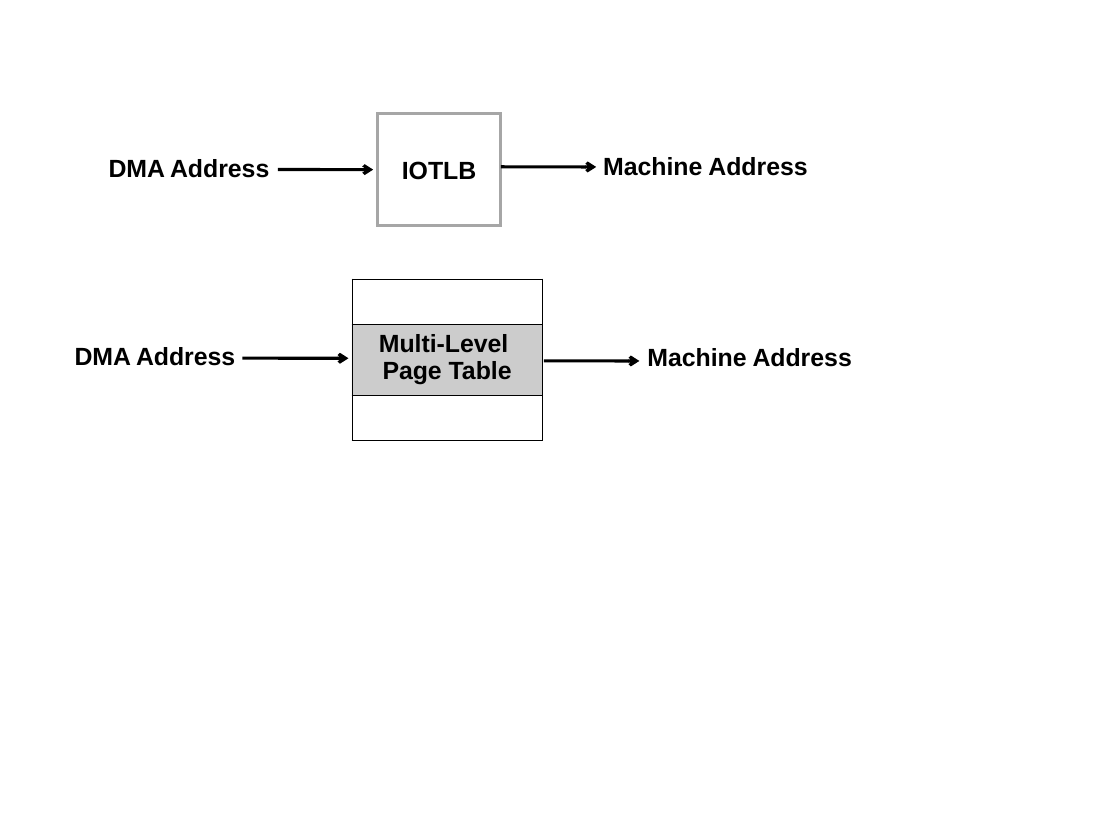
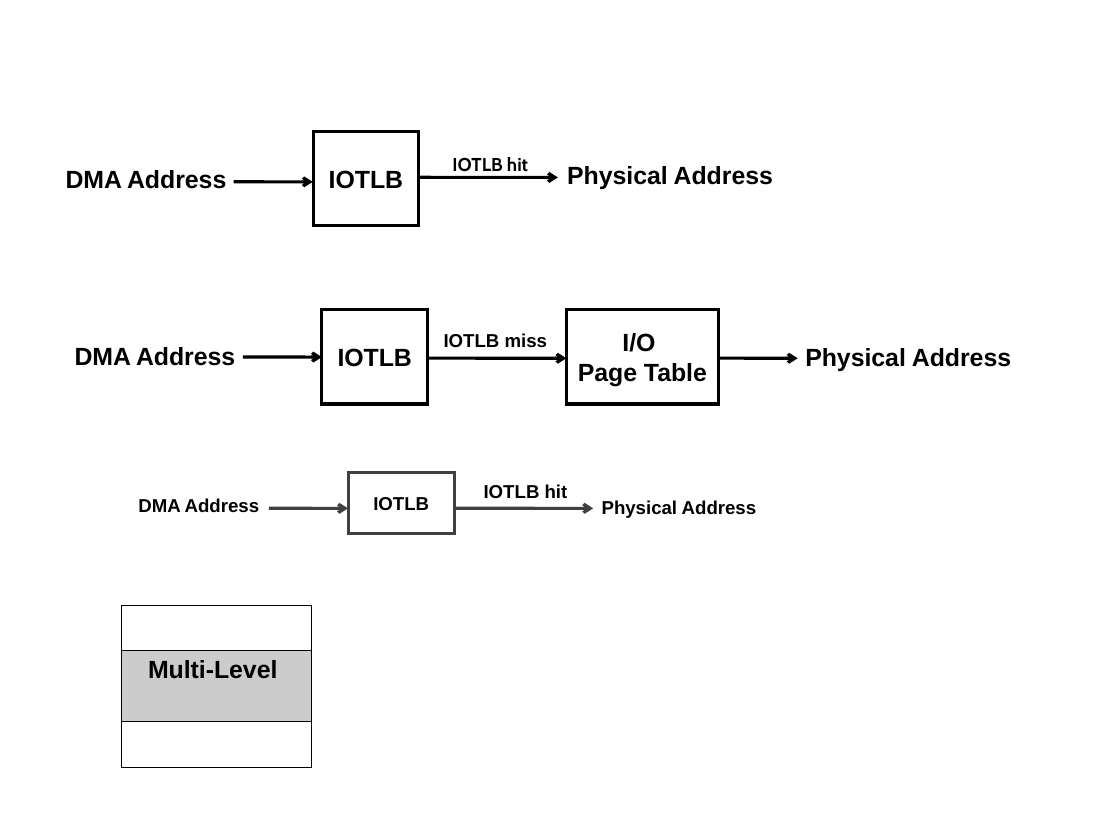
Before and after one commit to strongerwill/FastIO, a slide deck: slide 2 of doc/paper/image/background/DMA-address-translation.ppt. Drawn at 1120x840 pixels with LibreOffice and Linux fonts; fonts in the diff are those of the drawing. Boxes give left, top, right and bottom in pixels: in the first picture for what was removed or moved away, otherwise in the second. Text is boxed around its words. In the diff, an @@ line names an element or a change of style, - is before the commit and + after.

```diff
--- a/doc/paper/image/background/DMA-address-translation.ppt
+++ b/doc/paper/image/background/DMA-address-translation.ppt
@@ text "DMA Address": place and size @@
-text "DMA Address" at <box>109,159,269,178</box>
+text "DMA Address" at <box>66,170,226,189</box>
@@ rectangle "IOTLB": place and size @@
-rectangle "IOTLB" at <box>377,113,501,225</box>
+rectangle "IOTLB" at <box>314,131,419,225</box>
@@ rectangle "IOTLB" at <box>314,131,419,225</box>: outline #A6A6A6 2.01 pt to #000000 2.01 pt @@
@@ arrow moved from (501, 167) - (596, 167) to (419, 177) - (558, 177) @@
@@ text added at <box>452,157,528,177</box>, 12 pt, text #000000, bold @@
+IOTLB hit
@@ text at <box>567,166,773,189</box>: text changed @@
-Machine Address
+Physical Address
@@ arrow moved from (278, 169) - (373, 169) to (234, 181) - (312, 181) @@
@@ rectangle added at <box>321,310,428,404</box>, outline #000000 2.01 pt, 16 pt, text #000000, bold @@
+IOTLB
@@ rectangle added at <box>567,310,719,404</box>, outline #000000 2.01 pt, 16 pt, text #000000, bold @@
+I/O
+Page Table
@@ arrow moved from (242, 358) - (348, 358) to (243, 357) - (321, 357) @@
@@ arrow moved from (544, 361) - (640, 361) to (428, 358) - (567, 358) @@
@@ text added at <box>444,333,547,348</box>, 12 pt, text #000000, bold @@
+IOTLB miss
@@ arrow added from (719, 358) to (797, 358), #000000 2.01 pt @@
@@ text at <box>805,348,1011,371</box>: text changed @@
-Machine Address
+Physical Address
@@ rectangle added at <box>348,473,455,534</box>, outline #404040 2.01 pt, 12 pt, text #000000, bold @@
+IOTLB
@@ text added at <box>138,498,260,513</box>, 12 pt, text #000000, bold @@
+DMA Address
@@ arrow added from (269, 508) to (348, 508), #404040 2.01 pt @@
@@ arrow added from (455, 508) to (594, 508), #404040 2.01 pt @@
@@ text added at <box>484,484,568,499</box>, 12 pt, text #000000, bold @@
+IOTLB hit
@@ text added at <box>602,500,757,518</box>, 12 pt, text #000000, bold @@
+Physical Address
@@ table at <box>121,605,311,766</box> @@
-row 2, column 1: Multi-Level / Page Table
+row 2, column 1: Multi-Level
@@ table: place and size @@
-table at <box>352,279,542,440</box>
+table at <box>121,605,311,766</box>
```
Also in this commit, not shown: 26 other files.
